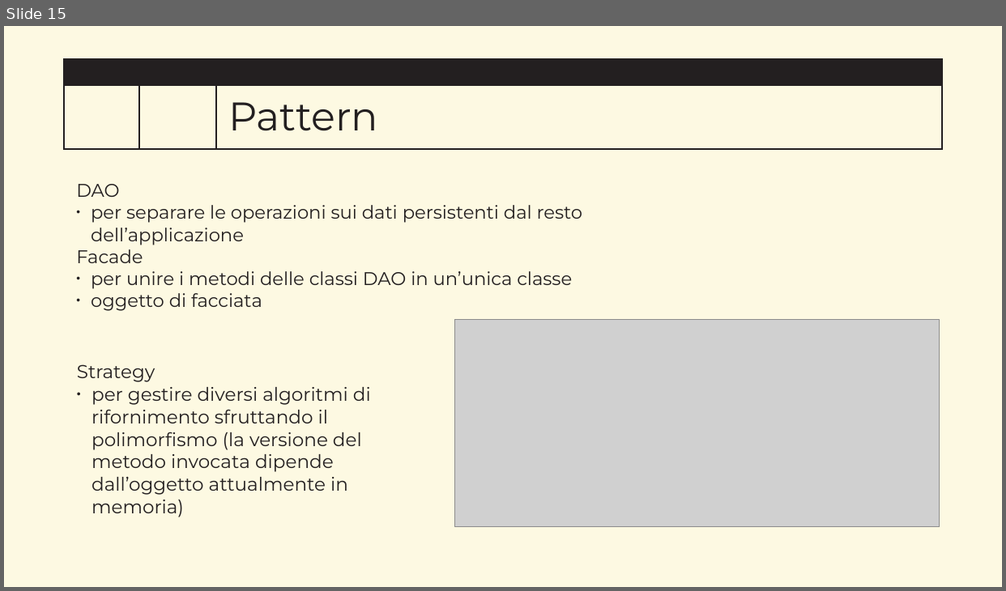
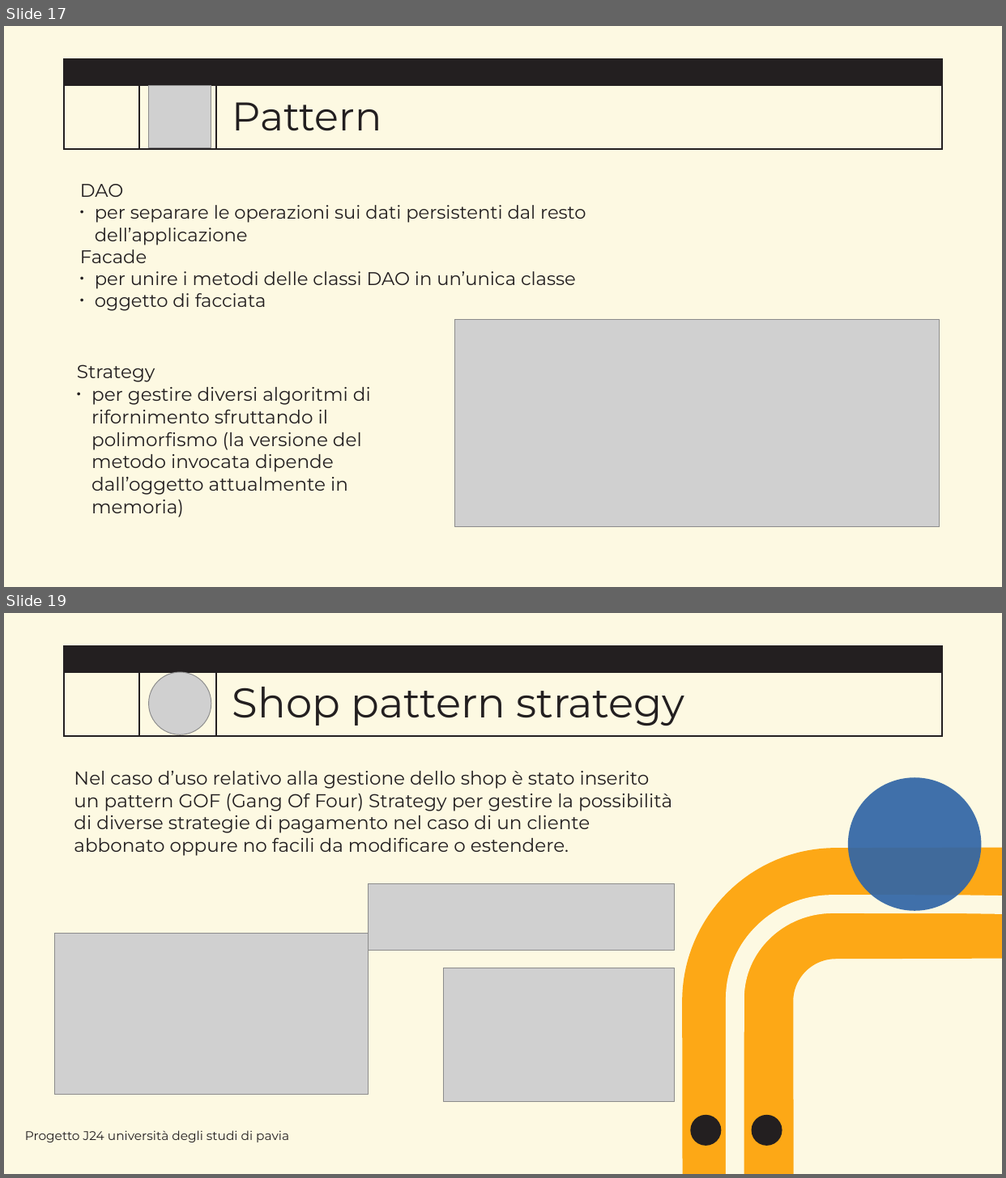
Before and after one commit to IngSW-unipv/Progetto-J24, a slide deck: doc/Presentation.pptx. Shown one above the other, each under a label of ours: slide 15 before the commit, slides 17 and 19 after it; the slides between them are not shown. The pictures are 1006x591 and 1006x1178 pixels, drawn with LibreOffice and Linux fonts; fonts in the diff are those of the drawing; grey boxes stand for pictures; background and template pictures are left out. Boxes give left, top, right and bottom in pixels: in the first picture for what was removed or moved away, otherwise in the second. Text is boxed around its words. In the diff, an @@ line names an element or a change of style, - is before the commit and + after.

```diff
--- a/doc/Presentation.pptx
+++ b/doc/Presentation.pptx
@@ slide 19 added at [4,613,1002,1174], background #FDF9E2; not listed: 4 template elements that a slide beside it also shows @@
@@ picture added at [148,672,211,735] @@
@@ text added at [153,678,204,729], fill #00AA59, 32 pt, text none @@
+v
@@ title added at [232,687,684,726], 40 pt, text #231F20 @@
+Shop pattern strategy
@@ text added at [74,771,672,856], 18 pt, text #231F20 @@
+Nel caso d’uso relativo alla gestione dello shop è stato inserito un pattern GOF (Gang Of Four) Strategy per gestire la possibilità di diverse strategie di pagamento nel caso di un cliente abbonato oppure no facili da modificare o estendere.
@@ ellipse added at [849,777,982,911], fill #3266A6 at 93% opacity @@
@@ picture added at [368,884,674,951] @@
@@ freeform shape added at [738,904,948,1120], outline #FEA000 100 pt @@
@@ freeform shape added at [735,905,994,1166], outline #FDF9E2 17.76 pt @@
@@ picture added at [54,934,368,1094] @@
@@ picture added at [444,968,675,1102] @@
@@ ellipse added at [691,1115,721,1146], fill #231F20 @@
@@ ellipse added at [751,1115,782,1146], fill #231F20 @@
@@ text added at [25,1131,289,1143], 12 pt, text #231F20 @@
+Progetto J24 università degli studi di pavia
@@ what was slide 15 is now slide 17 @@
@@ slide 17 changed as well @@
@@ picture added at [148,85,211,148] @@
@@ title "Pattern": place and size @@
-title "Pattern" at [228,102,378,131]
+title "Pattern" at [232,102,382,131]
@@ text "DAO": place and size @@
-text "DAO" at [76,184,582,311]
+text "DAO" at [80,184,586,311]
```
Also in this commit, not shown: 10 other slides changed, 8 other slides added, 5 slides removed, 2 other files.
